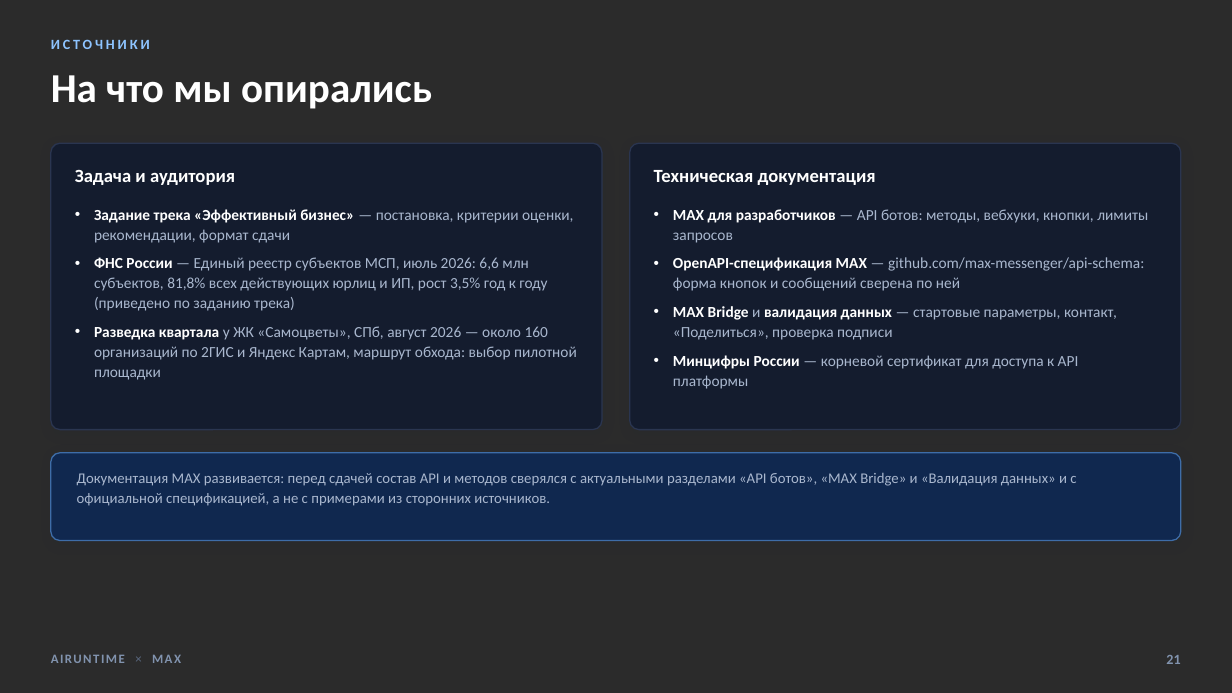
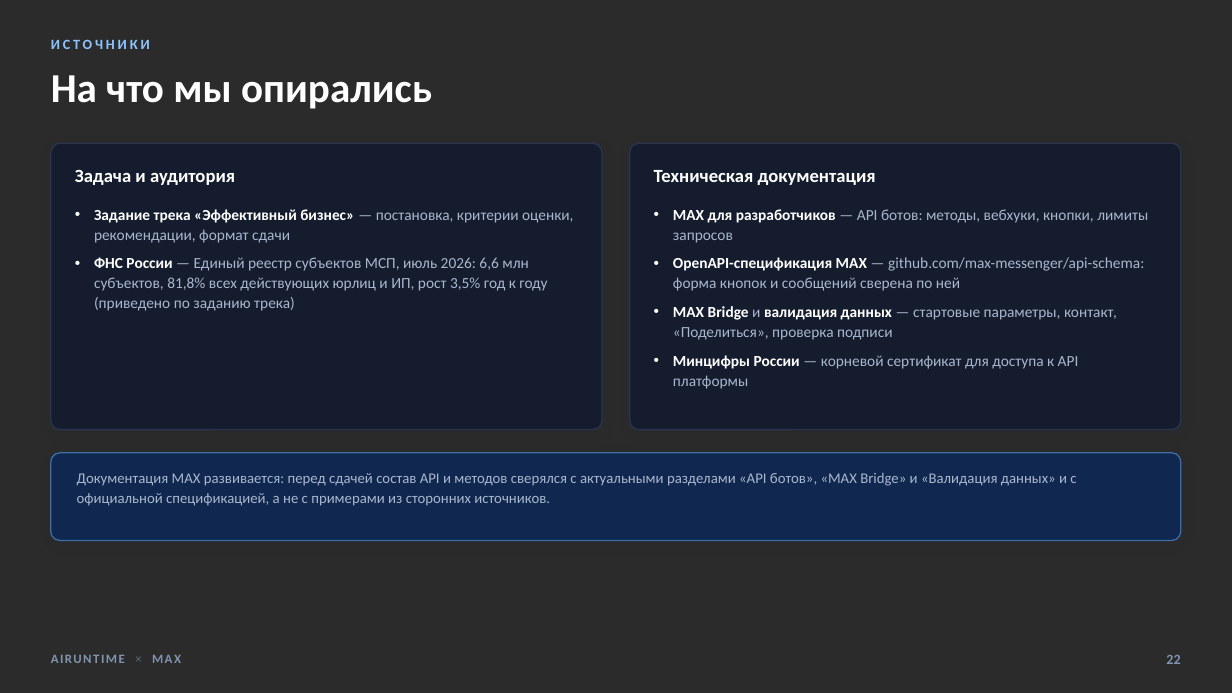
Before and after one commit to airuntime-ru/airuntime, a slide deck: slide 22 of docs/max-presentation/presentation.pptx (slide 21 before the commit). Drawn at 1232x693 pixels with LibreOffice and Linux fonts; fonts in the diff are those of the drawing; background and template pictures are left out; a plain dark background stands for a picture behind light text. Boxes give left, top, right and bottom in pixels: in the first picture for what was removed or moved away, otherwise in the second. Text is boxed around its words. In the diff, an @@ line names an element or a change of style, - is before the commit and + after.

```diff
--- a/docs/max-presentation/presentation.pptx
+++ b/docs/max-presentation/presentation.pptx
@@ text at (94,326,577,380): paragraph removed @@
-• Разведка квартала у ЖК «Самоцветы», СПб, август 2026 — около 160 организаций по 2ГИС и Яндекс Картам, маршрут обхода: выбор пилотной площадки
@@ text at (1166,655,1180,664): text changed @@
-21
+22
```
Also in this commit, not shown: 18 other slides changed, 2 slides added, 1 slide removed, 33 other files.
